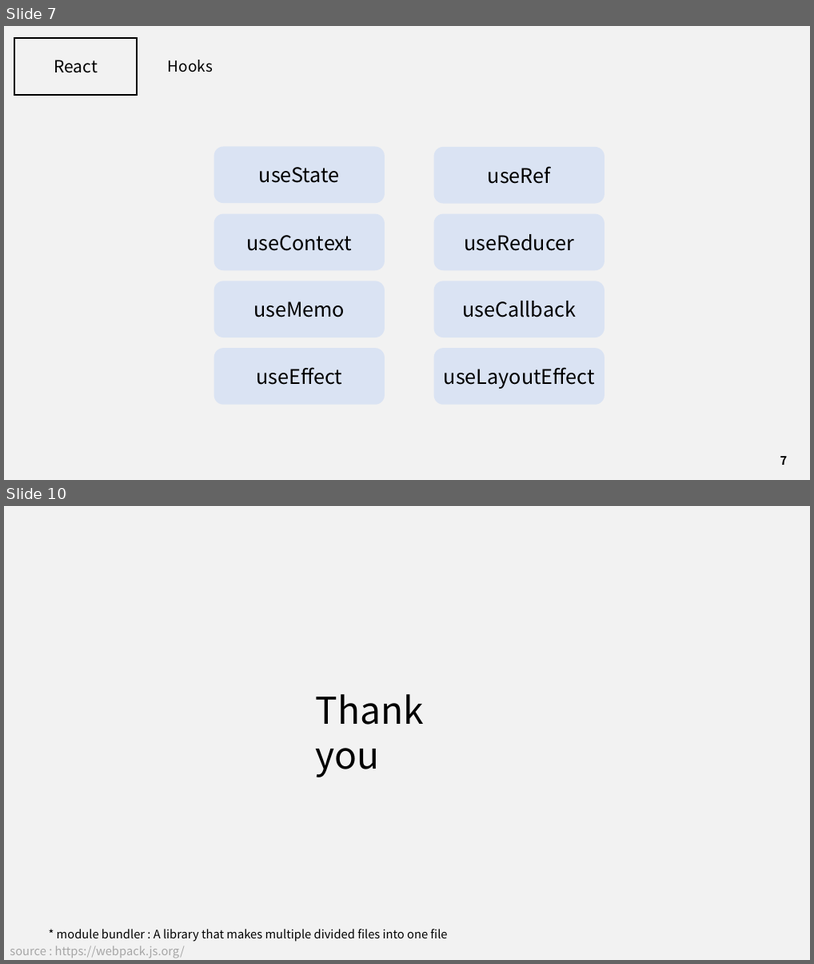
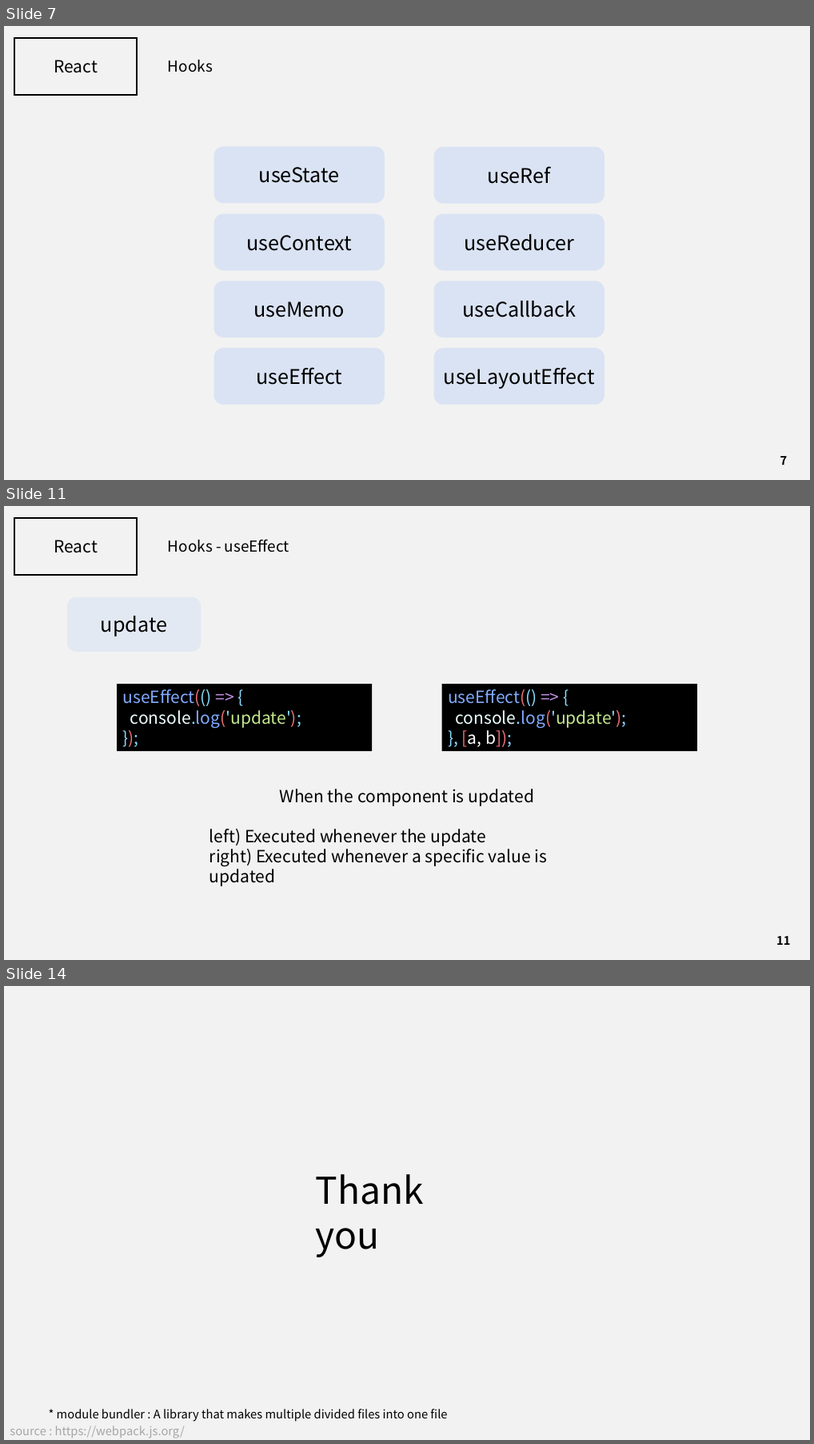
Before and after one commit to J3SUNG/Seminar, a slide deck: 210215_React_2.pptx. Shown one above the other, each under a label of ours: slides 7 and 10 before the commit, slides 7, 11 and 14 after it; the slides between them are not shown. The pictures are 814x964 and 814x1444 pixels, drawn with LibreOffice and Linux fonts; fonts in the diff are those of the drawing. Boxes give left, top, right and bottom in pixels: in the first picture for what was removed or moved away, otherwise in the second. Text is boxed around its words. In the diff, an @@ line names an element or a change of style, - is before the commit and + after.

```diff
--- a/210215_React_2.pptx
+++ b/210215_React_2.pptx
@@ slide 11 added at [4, 506, 810, 960], background #F2F2F2 @@
@@ rectangle added at [14, 518, 137, 574], outline #000000 2 pt @@
@@ text added at [54, 540, 98, 553], 20 pt, text #000000 @@
+React
@@ text added at [168, 539, 290, 552], 18 pt, text #000000 @@
+Hooks - useEffect
@@ rounded rectangle added at [67, 596, 201, 651], fill #DAE3F3 at 60% opacity, 24 pt, text #000000 @@
+update
@@ rectangle added at [117, 684, 373, 751], fill #000000, 20 pt, text #82AAFF @@
+useEffect(() => {
+console.log('update');
+});
@@ rectangle added at [442, 684, 698, 751], fill #000000, 20 pt, text #82AAFF @@
+useEffect(() => {
+console.log('update');
+}, [a, b]);
@@ text added at [210, 788, 547, 866], 20 pt, text #000000 @@
+When the component is updated
+left) Executed whenever the update
+right) Executed whenever a specific value is updated
@@ page number added at [777, 936, 790, 944], 14 pt, text #000000, bold @@
+11
@@ what was slide 10 is now slide 14 @@
```
Also in this commit, not shown: 2 slides changed, 3 other slides added, 2 other files.
